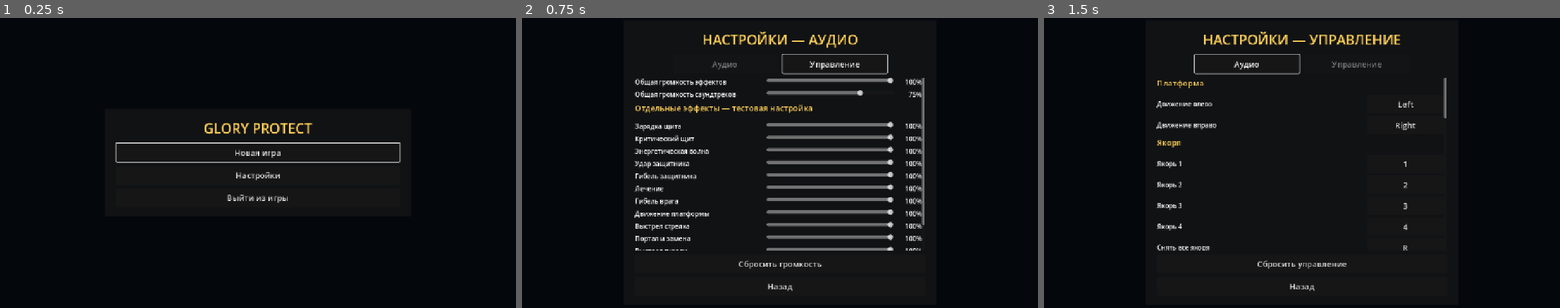
Above: before the commit, frames 1-3 (left to right).
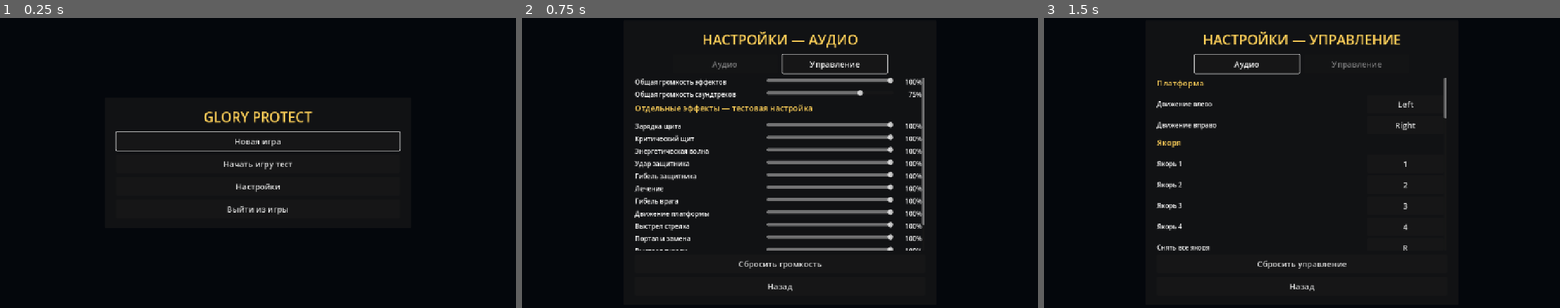
Above: after the commit, the same moments.

Repository: bageus/GloryProtect
Game: Godot game, scene res://scenes/app/app_shell.tscn
The game is run twice, just before and just after one commit, with the same random seed, the same clock (stepped at 60 frames per second) and the same inputs.
Inputs:
- Up to frame 1 (0.25 s): no input
- Up to frame 2 (0.75 s): click "Настройки" at 0.5 s
- Up to frame 3 (1.5 s): click "Управление" at 1.25 s

The runs differ from the first frame. In frame 1, 2.4% of the frame differs, in the area x 22-78%, y 32-68%; in frame 2, nothing differs; in frame 3, nothing differs.

Commit message:
Add main menu visual test entry

Diff:
--- a/scripts/ui/app_shell_scene.gd
+++ b/scripts/ui/app_shell_scene.gd
@@ -1,5 +1,58 @@
 class_name AppShellScene
 extends AppShell
+
+
+func start_visual_test_game() -> void:
+	get_tree().paused = false
+	_waiting_action = &""
+	_waiting_button = null
+	if _active_game != null and is_instance_valid(_active_game):
+		_game_host.remove_child(_active_game)
+		_active_game.queue_free()
+	_active_game = null
+	_game_flow = null
+	_screen = Screen.NONE
+	_set_overlay_visible(false)
+	call_deferred("_spawn_visual_test_game")
+
+
+func _spawn_visual_test_game() -> void:
+	_active_game = GAME_SCENE.instantiate() as Node2D
+	_game_flow = _active_game.get_node("GameFlowController") as GameFlowController
+	_game_flow.start_delay_seconds = 0.0
+	_game_host.add_child(_active_game)
+	_game_flow.restart_requested.connect(_on_restart_requested)
+	_game_flow.run_state_changed.connect(_on_run_state_changed)
+	_game_flow.start_delay_remaining = 0.0
+	_game_flow.call_deferred("_set_state", GameFlowController.RunState.RUNNING)
+	_attach_visual_test_panel.call_deferred()
+
+
+func _attach_visual_test_panel() -> void:
+	if _active_game == null or not is_instance_valid(_active_game):
+		return
+	var panel := VisualUpgradeTestPanel.new()
+	panel.name = "VisualUpgradeTestPanel"
+	_active_game.add_child(panel)
+	panel.configure(_active_game)
+
+
+func _show_main_menu() -> void:
+	_screen = Screen.MAIN
+	_settings_return_screen = Screen.MAIN
+	_set_overlay_visible(true)
+	_clear_body()
+	_title_label.text = "GLORY PROTECT"
+	var primary_text: String = (
+		"Продолжить"
+		if _active_game != null and is_instance_valid(_active_game)
+		else "Новая игра"
+	)
+	_add_button(primary_text, start_new_game)
+	_add_button("Начать игру тест", start_visual_test_game)
+	_add_button("Настройки", _open_settings_from_main)
+	_add_button("Выйти из игры", _quit_game)
+	_focus_first_button()
 
 
 func _open_pause_menu() -> void:
